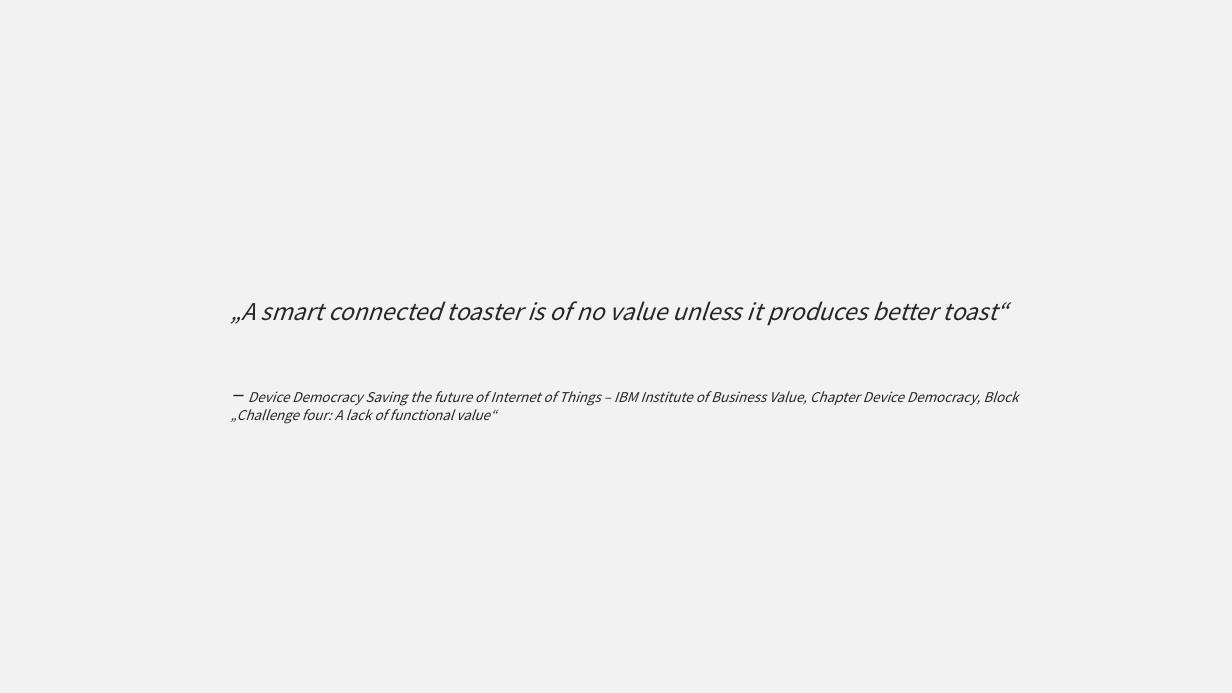
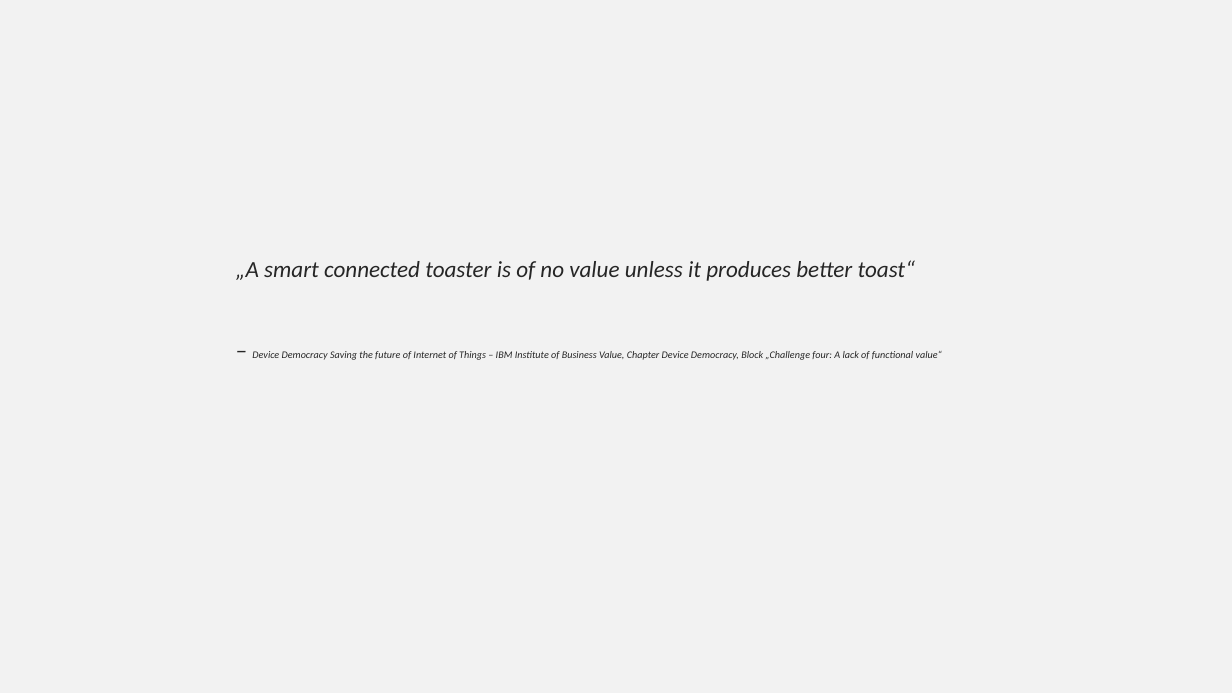
Before and after one commit to ProjektlaborEmbeddedSecurity/Presentation, a slide deck: slide 5 of PES.pptx. Drawn at 1232x693 pixels with LibreOffice and Linux fonts; fonts in the diff are those of the drawing; background and template pictures are left out. Boxes give left, top, right and bottom in pixels: in the first picture for what was removed or moved away, otherwise in the second. Text is boxed around its words. In the diff, an @@ line names an element or a change of style, - is before the commit and + after.

```diff
--- a/PES.pptx
+++ b/PES.pptx
@@ text "„A smart connected toaster is ...": place and size @@
-text "„A smart connected toaster is ..." at bbox=[230, 301, 1018, 424]
+text "„A smart connected toaster is ..." at bbox=[236, 260, 942, 360]
@@ text "„A smart connected toaster is ..." at bbox=[236, 260, 942, 360]: font Noto Sans CJK JP to Calibri; size 10.5 to 7.9 pt in "Device Democracy Saving the future of Internet ..." @@
```
Also in this commit, not shown: 25 other slides changed, 3 slides added.
